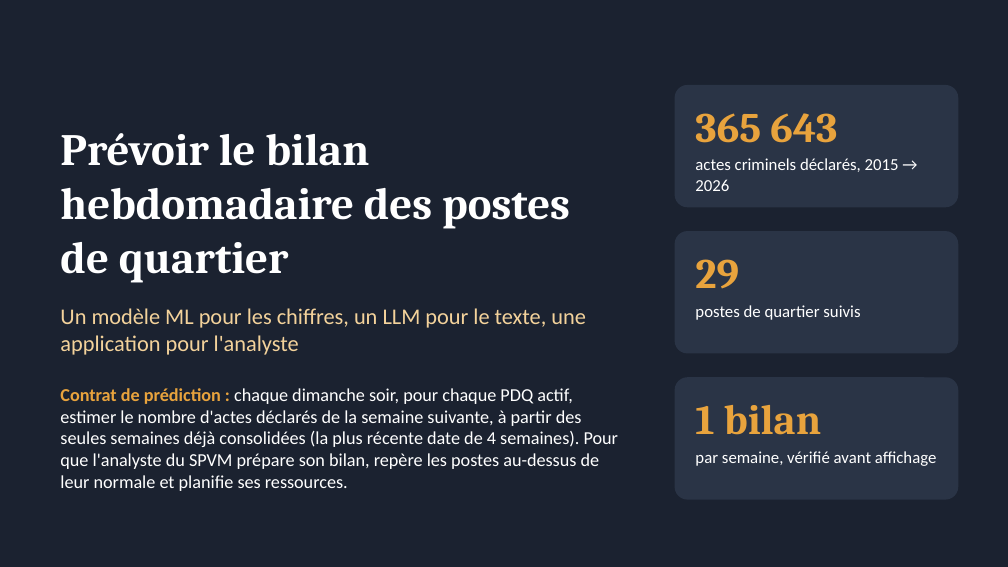
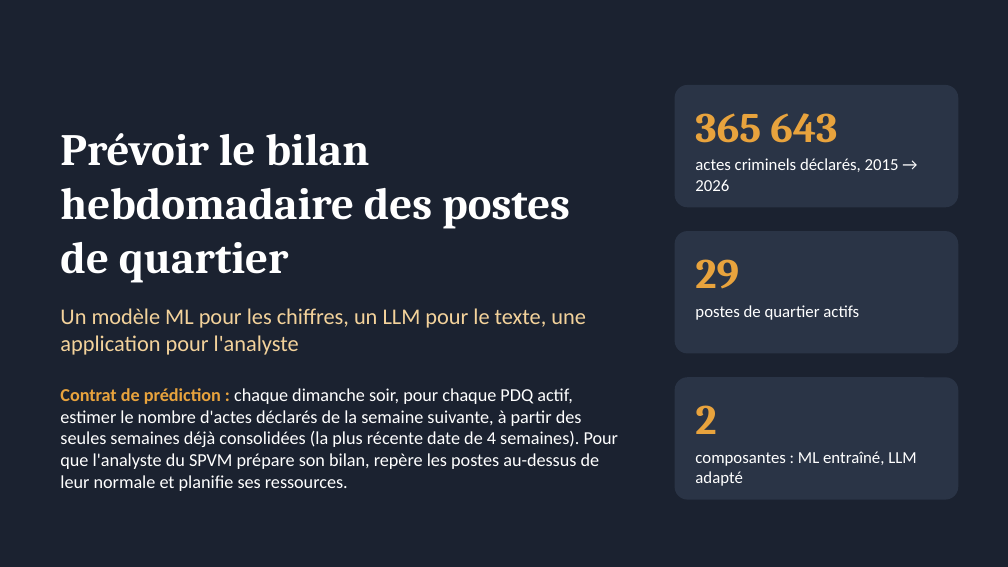
Before and after one commit to mirecloud/criminal-work, a slide deck: slide 1 of livrables/presentation.pptx. Drawn at 1008x567 pixels with LibreOffice and Linux fonts; fonts in the diff are those of the drawing. Boxes give left, top, right and bottom in pixels: in the first picture for what was removed or moved away, otherwise in the second. Text is boxed around its words. In the diff, an @@ line names an element or a change of style, - is before the commit and + after.

```diff
--- a/livrables/presentation.pptx
+++ b/livrables/presentation.pptx
@@ text at (x1=695, y1=305, x2=859, y2=320): text changed @@
-postes de quartier suivis
+postes de quartier actifs
@@ text at (x1=695, y1=405, x2=716, y2=434): text changed @@
-1 bilan
+2
@@ text at (x1=695, y1=451, x2=916, y2=486): text changed @@
-par semaine, vérifié avant affichage
+composantes : ML entraîné, LLM adapté
```
Also in this commit, not shown: 3 other slides changed, 2 slides added, 2 slides removed.
